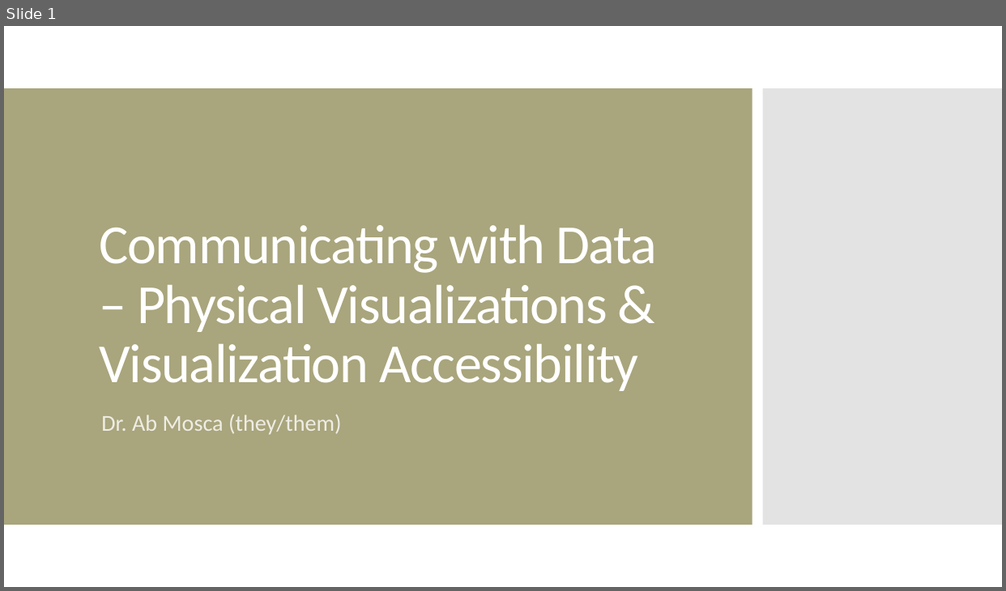
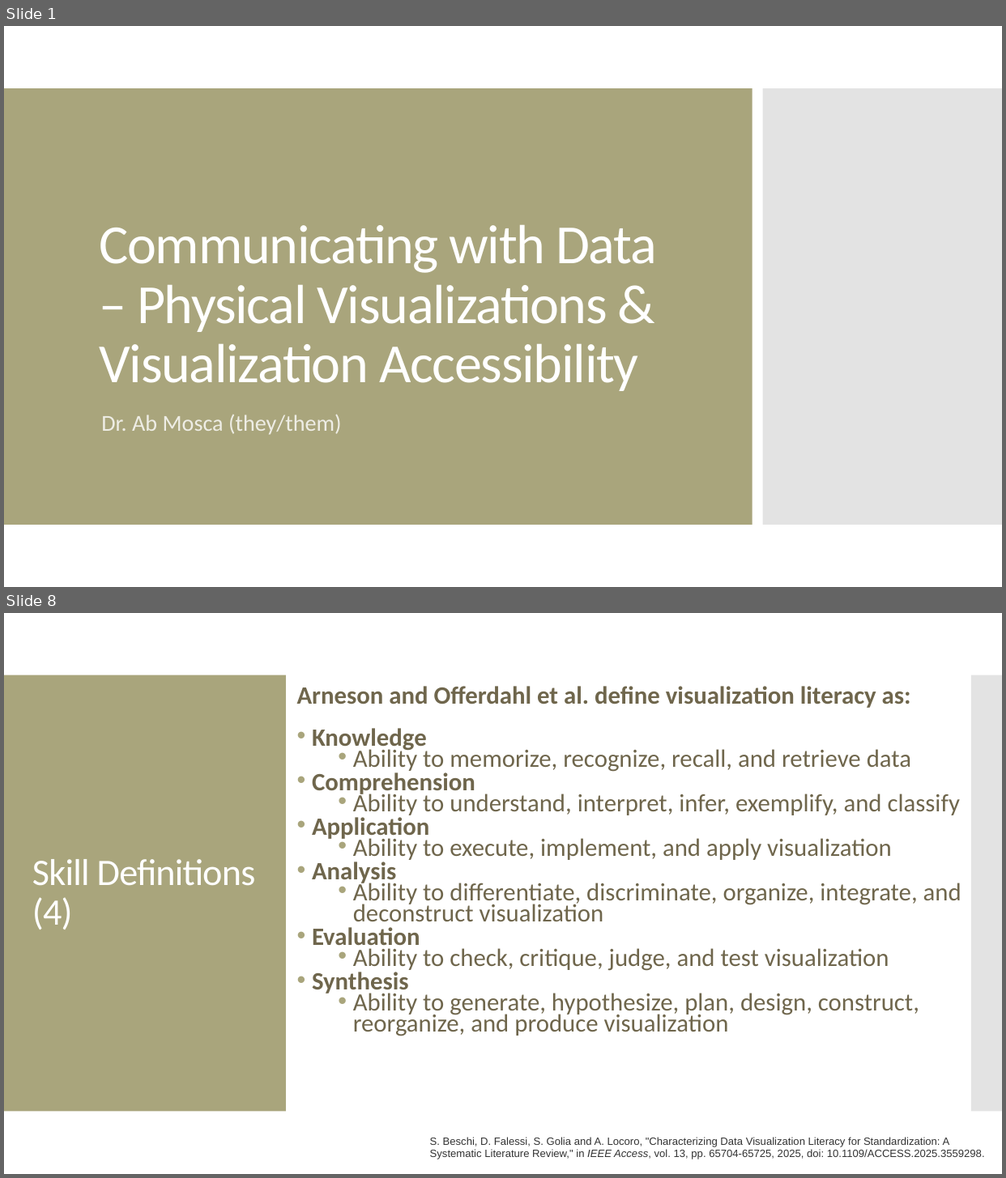
Before and after one commit to amosca01/SDS-CSC109, a slide deck: slides/13-visualization-literacy.pptx. Shown one above the other, each under a label of ours: slide 1 before the commit, slides 1 and 8 after it; the slides between them are not shown. The pictures are 1006x591 and 1006x1178 pixels, drawn with LibreOffice and Linux fonts; fonts in the diff are those of the drawing. Boxes give left, top, right and bottom in pixels: in the first picture for what was removed or moved away, otherwise in the second. Text is boxed around its words. In the diff, an @@ line names an element or a change of style, - is before the commit and + after.

Commit message:
class

```diff
--- a/slides/13-visualization-literacy.pptx
+++ b/slides/13-visualization-literacy.pptx
@@ slide 8 added at <box>4,613,1002,1174</box>, background #FFFFFF @@
@@ rectangle added at <box>4,675,286,1112</box>, fill #A9A57C @@
@@ rectangle added at <box>971,675,1002,1112</box>, fill #C8C8C8 at 50% opacity @@
@@ text added at <box>297,686,961,1037</box>, 24.1 pt, text #6F664C @@
+Arneson and Offerdahl et al. define visualization literacy as:
+• Knowledge
+  • Ability to memorize, recognize, recall, and retrieve data
+• Comprehension
+  • Ability to understand, interpret, infer, exemplify, and classify
+• Application
+  • Ability to execute, implement, and apply visualization
+• Analysis
+  • Ability to differentiate, discriminate, organize, integrate, and deconstruct visualization
+• Evaluation
+  • Ability to check, critique, judge, and test visualization
+• Synthesis
+  • Ability to generate, hypothesize, plan, design, construct, reorganize, and produce visualization
@@ title added at <box>32,859,256,930</box>, 36 pt, text #FFFFFF @@
+Skill Definitions (4)
@@ text added at <box>430,1137,985,1160</box>, 10.2 pt, text #333333 @@
+S. Beschi, D. Falessi, S. Golia and A. Locoro, "Characterizing Data Visualization Literacy for Standardization: A Systematic Literature Review," in IEEE Access, vol. 13, pp. 65704-65725, 2025, doi: 10.1109/ACCESS.2025.3559298.
```
Also in this commit, not shown: 1 slide changed, 36 other slides added, 4 other files.
